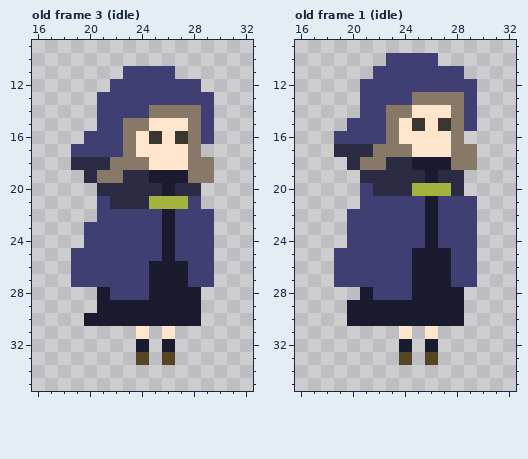
File history of a pixel-art file, assets/entity/player.aseprite. Above is the file before it was changed.
48x48 pixels, 7 frames. Shown: old frame 3 (idle): x 16..32, y 9..35; old frame 1 (idle): x 16..32, y 9..35. The commit also changed other frames, which this record leaves out.
Once edited:
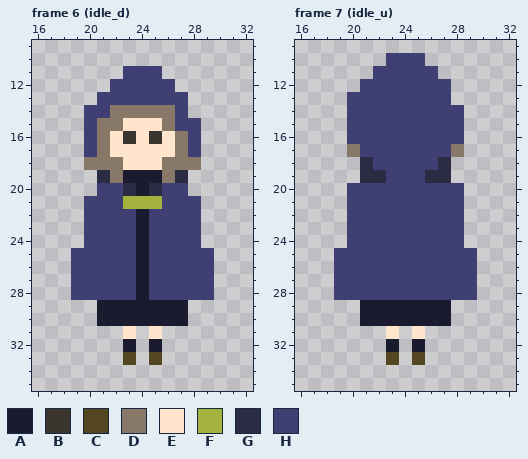
Palette (. is transparent): A #1b1b30  B #3b352f  C #554622  D #887868  E #ffe5cb  F #a3b33e  G #2b2b44  H #3f3f74
A new or re-ordered frame is compared with the old frame closest to it.
Diff:
frames 7 -> 21
Changed rows in their new state; - is an unchanged pixel.
Frame 6 (idle_d) is new; against old frame 3 (idle), layer "player":
first column x 19:
11 -------.---
12 --------..-
13 ---------..
14 -H-DDD--H..
15 -HDDEE-DHH.
16 --DEB---DH.
17 .-DEE---DH-
18 .DD-EE-DD-.
19 -.G-AA-DG..
20 --HH-A-HH.-
21 -H-HFF-HH--
22 -H---A-H--.
23 -----A-H--.
24 -----A-H--.
25 -----A-H---
26 -----AHHH--
27 -----AHHH--
28 HHH--AHHHHH
29 ---------.-
30 -.-------.-
31 ----E.E.---
32 ----A.A.---
33 ----C.C.---
Frame 7 (idle_u) is new; against old frame 1 (idle), layer "player":
first column x 19:
10 -------.---
11 --------..-
12 ---------..
13 -H----HHH..
14 -H--HHHHHH.
15 ----HHHHHH.
16 .---HHHHHH-
17 .DHHHHHHH-.
18 -.GHHHHHG..
19 ----HHHG-.-
20 -H-HHHHHHH-
21 -H-----H--.
22 -------H--.
23 -------H--.
24 -------H--.
25 ------HHH--
26 ------HHH--
27 ------HHH--
28 HHH---HHHHH
29 -.-------.-
30 -.-------.-
31 ----E.E.---
32 ----A.A.---
33 ----C.C.---
Boxes around the changes in both pictures, in picture pixels (x1, y1, x2, y2):
changed: (71, 66, 214, 365)
changed: (334, 53, 477, 365)
